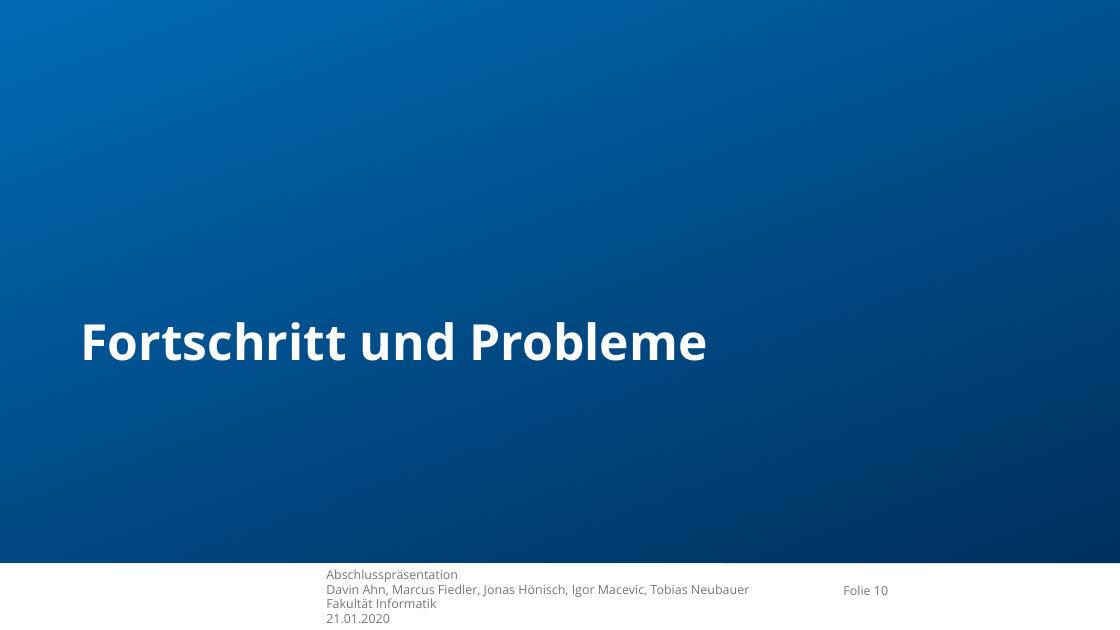
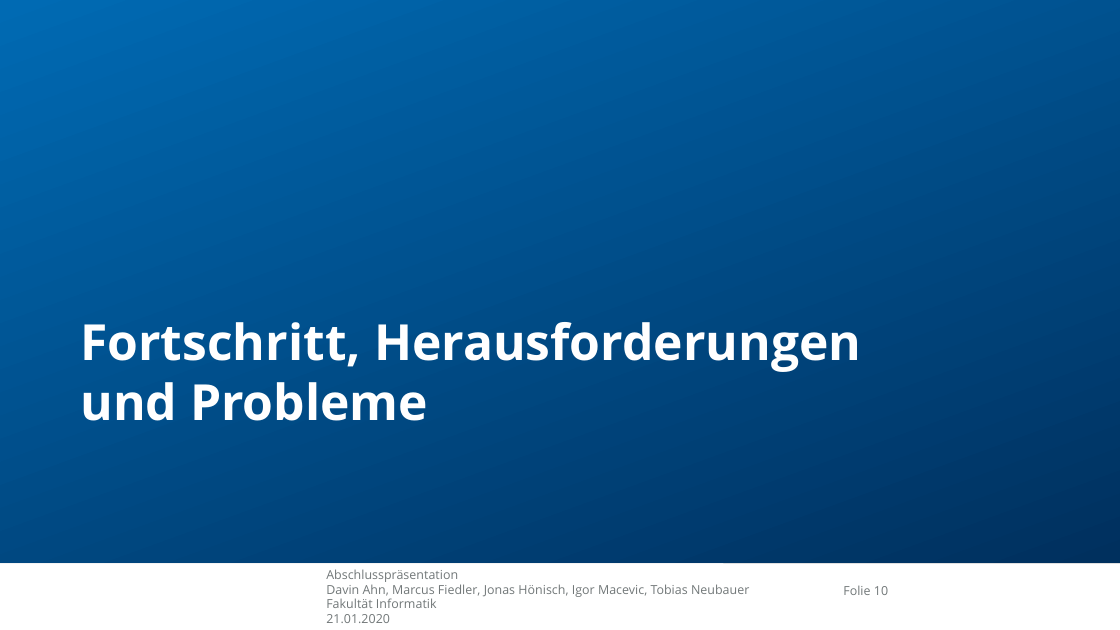
Before and after one commit to ahndavin/Web_Entwicklung_Uni, a slide deck: slide 10 of src/main/asciidoc/Abschlusspraesentation.pptx. Drawn at 1120x630 pixels with LibreOffice and Linux fonts; fonts in the diff are those of the drawing; background and template pictures are left out. Boxes give left, top, right and bottom in pixels: in the first picture for what was removed or moved away, otherwise in the second. Text is boxed around its words. In the diff, an @@ line names an element or a change of style, - is before the commit and + after.

```diff
--- a/src/main/asciidoc/Abschlusspraesentation.pptx
+++ b/src/main/asciidoc/Abschlusspraesentation.pptx
@@ text at <box>80,322,862,421</box>: text changed @@
-Fortschritt und Probleme
+Fortschritt, Herausforderungen
+und Probleme
```
Also in this commit, not shown: 2 other slides changed, 4 slides added, 1 slide removed.
